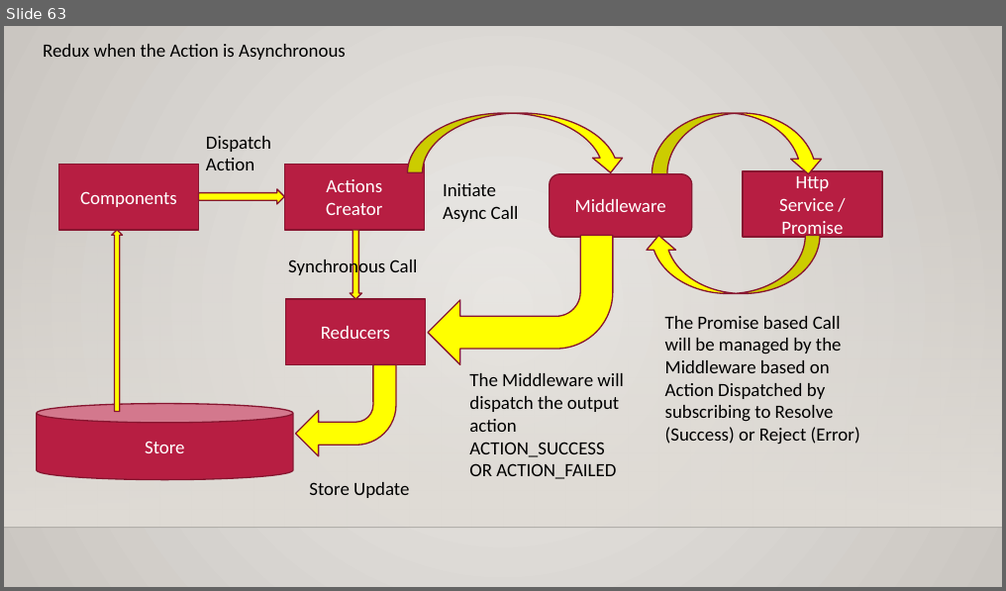
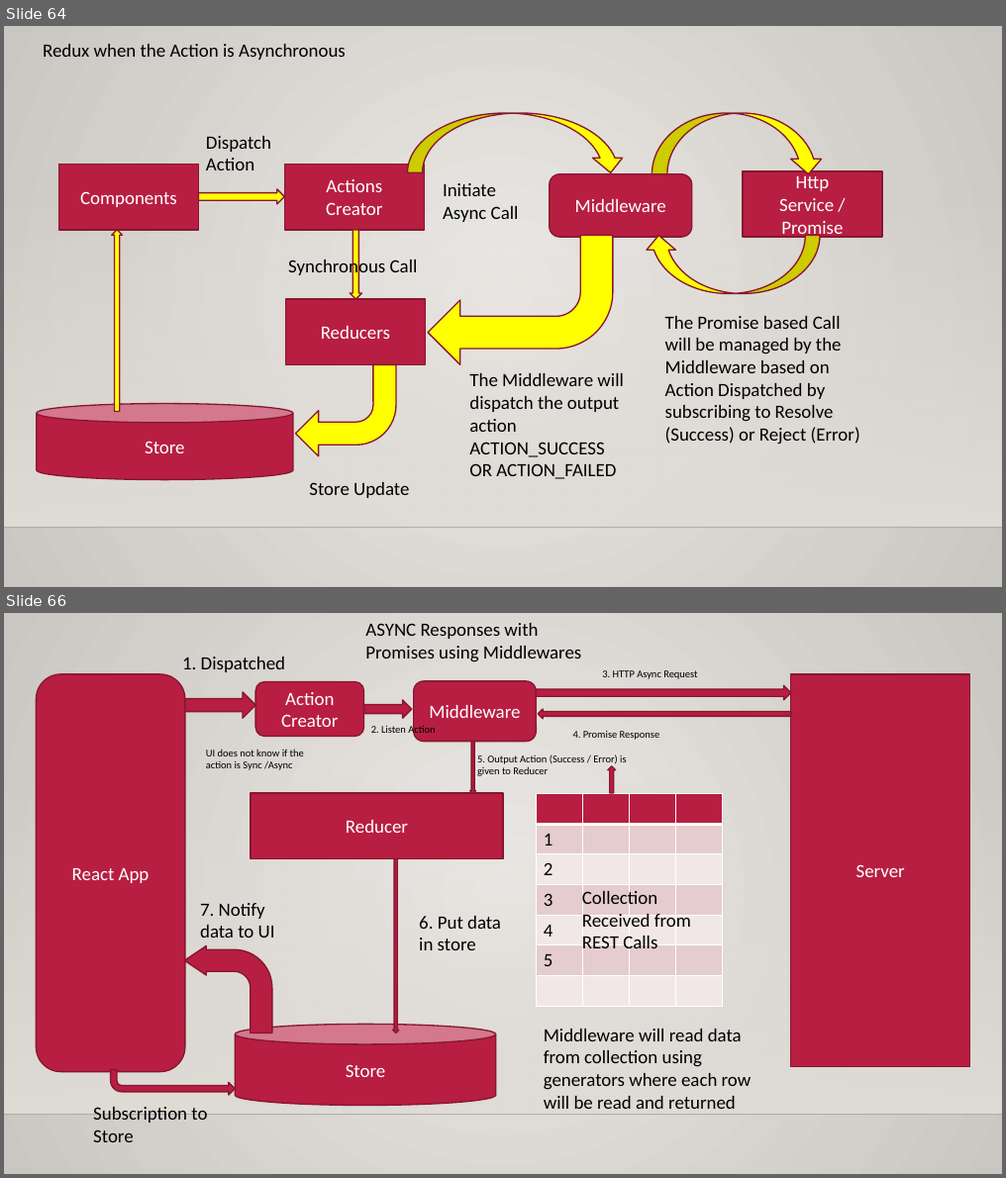
Before and after one commit to maheshsabnis/blazejan2021, a slide deck: Training_Notes_PPTs.pptx. Shown one above the other, each under a label of ours: slide 63 before the commit, slides 64 and 66 after it; the slides between them are not shown. The pictures are 1006x591 and 1006x1178 pixels, drawn with LibreOffice and Linux fonts; fonts in the diff are those of the drawing; background and template pictures are left out. Boxes give left, top, right and bottom in pixels: in the first picture for what was removed or moved away, otherwise in the second. Text is boxed around its words. In the diff, an @@ line names an element or a change of style, - is before the commit and + after.

```diff
--- a/Training_Notes_PPTs.pptx
+++ b/Training_Notes_PPTs.pptx
@@ slide 66 added at <box>4,613,1002,1174</box>, background gradient #ECEAE7 to #CAC7C1; not listed: 2 template elements that a slide beside it also shows @@
@@ text added at <box>365,623,581,663</box>, 18 pt, text #000000 @@
+ASYNC Responses with Promises using Middlewares
@@ text added at <box>182,657,285,672</box>, 18 pt, text #000000 @@
+1. Dispatched
@@ text added at <box>602,670,697,679</box>, 10 pt, text #000000 @@
+3. HTTP Async Request
@@ rounded rectangle added at <box>37,674,185,1072</box>, fill #B71E42, outline #871631 1.25 pt, 18 pt, text #FFFFFF @@
+React App
@@ right arrow added at <box>185,692,255,719</box>, fill #B71E42, outline #871631 1.25 pt @@
@@ rounded rectangle added at <box>255,682,364,737</box>, fill #B71E42, outline #871631 1.25 pt, 18 pt, text #FFFFFF @@
+Action
+Creator
@@ right arrow added at <box>364,700,412,718</box>, fill #B71E42, outline #871631 1.25 pt @@
@@ rounded rectangle added at <box>414,681,536,741</box>, fill #B71E42, outline #871631 1.25 pt, 18 pt, text #FFFFFF @@
+Middleware
@@ right arrow added at <box>537,685,792,700</box>, fill #B71E42, outline #871631 1.25 pt @@
@@ rectangle added at <box>791,674,969,1067</box>, fill #B71E42, outline #871631 1.25 pt, 18 pt, text #FFFFFF @@
+Server
@@ text added at <box>371,725,435,737</box>, 10 pt, text #000000 @@
+2. Listen Action
@@ left arrow added at <box>538,709,791,719</box>, fill #B71E42, outline #871631 1.25 pt @@
@@ text added at <box>573,731,660,740</box>, 10 pt, text #000000 @@
+4. Promise Response
@@ text added at <box>206,749,304,770</box>, 10 pt, text #000000 @@
+UI does not know if the action is Sync /Async
@@ down arrow added at <box>470,742,476,794</box>, fill #B71E42, outline #871631 1.25 pt @@
@@ text added at <box>477,755,626,776</box>, 10 pt, text #000000 @@
+5. Output Action (Success / Error) is given to Reducer
@@ up arrow added at <box>608,766,616,793</box>, fill #B71E42, outline #871631 1.25 pt @@
@@ rectangle added at <box>252,793,503,860</box>, fill #B71E42, outline #871631 1.25 pt, 18 pt, text #FFFFFF @@
+Reducer
@@ table added at <box>537,794,722,1004</box>, 7 rows, 4 columns @@
+ |  |  | 
+1 |  |  | 
+2 |  |  | 
+3 |  |  | 
+4 |  |  | 
+5 |  |  | 
+ |  |  | 
@@ down arrow added at <box>392,859,399,1033</box>, fill #B71E42, outline #871631 1.25 pt @@
@@ text added at <box>200,903,275,938</box>, 18 pt, text #000000 @@
+7. Notify data to UI
@@ text added at <box>582,888,691,955</box>, 18 pt, text #000000 @@
+Collection Received from REST Calls
@@ text added at <box>419,916,501,951</box>, 18 pt, text #000000 @@
+6. Put data in store
@@ bent arrow added at <box>184,947,272,1034</box>, fill #B71E42, outline #871631 1.25 pt @@
@@ cylinder added at <box>236,1025,497,1106</box>, fill #B71E42, outline #871631 1.25 pt, 18 pt, text #FFFFFF @@
+Store
@@ text added at <box>544,1029,751,1109</box>, 18 pt, text #000000 @@
+Middleware will read data from collection using generators where each row will be read and returned
@@ bent arrow added at <box>110,1069,235,1095</box>, fill #B71E42, outline #871631 1.25 pt @@
@@ text added at <box>93,1107,207,1143</box>, 18 pt, text #000000 @@
+Subscription to Store
@@ what was slide 63 is now slide 64 @@
```
Also in this commit, not shown: 2 other slides added, 7 other files.
